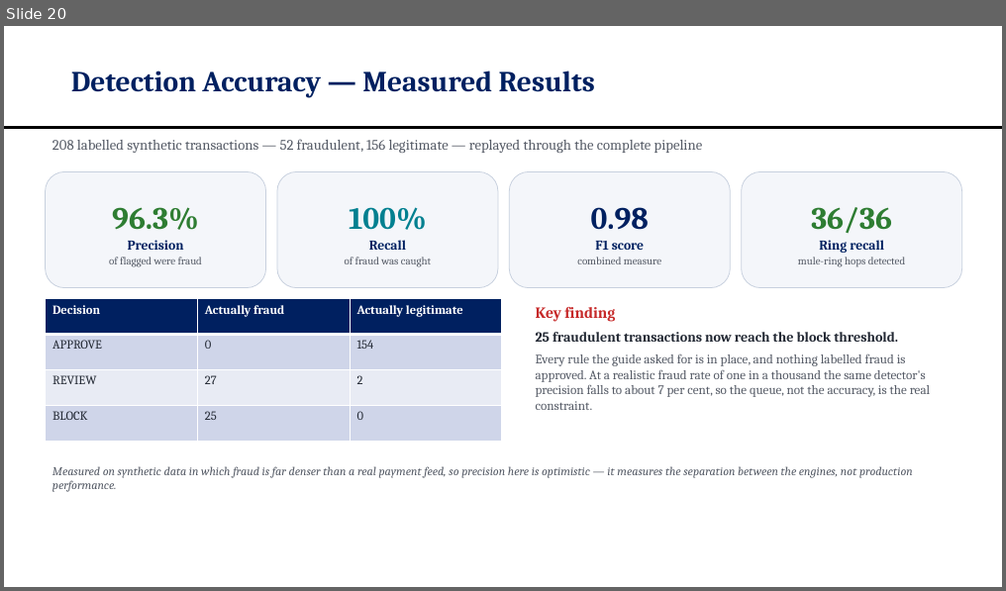
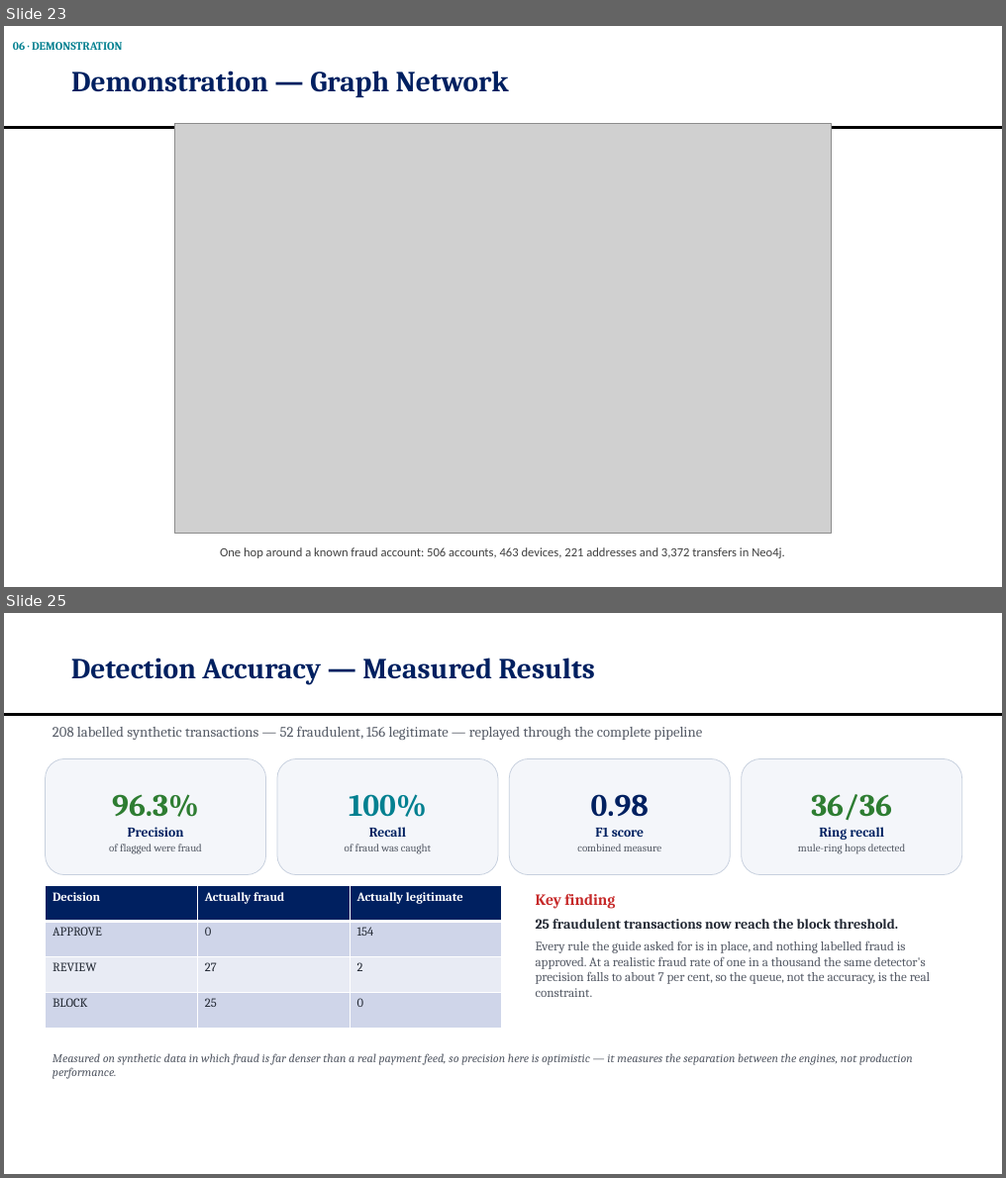
Before and after one commit to OMJOSHI15/indus11, a slide deck: docs/Indus11-Final-Review.pptx. Shown one above the other, each under a label of ours: slide 20 before the commit, slides 23 and 25 after it; the slides between them are not shown. The pictures are 1006x591 and 1006x1178 pixels, drawn with LibreOffice and Linux fonts; fonts in the diff are those of the drawing; grey boxes stand for pictures. Boxes give left, top, right and bottom in pixels: in the first picture for what was removed or moved away, otherwise in the second. Text is boxed around its words. In the diff, an @@ line names an element or a change of style, - is before the commit and + after.

```diff
--- a/docs/Indus11-Final-Review.pptx
+++ b/docs/Indus11-Final-Review.pptx
@@ slide 23 added at (4, 26, 1002, 587), background #FFFFFF; not listed: 1 template element that a slide beside it also shows @@
@@ text added at (13, 42, 123, 50), 11 pt, text #028090, bold @@
+06 · DEMONSTRATION
@@ title added at (71, 71, 509, 97), 28 pt, text #002060, bold @@
+Demonstration — Graph Network
@@ picture added at (174, 123, 832, 534) @@
@@ text added at (220, 548, 785, 559), 12 pt, text #404040 @@
+One hop around a known fraud account: 506 accounts, 463 devices, 221 addresses and 3,372 transfers in Neo4j.
@@ what was slide 20 is now slide 25 @@
```
Also in this commit, not shown: 1 slide changed, 4 other slides added, 6 other files.
